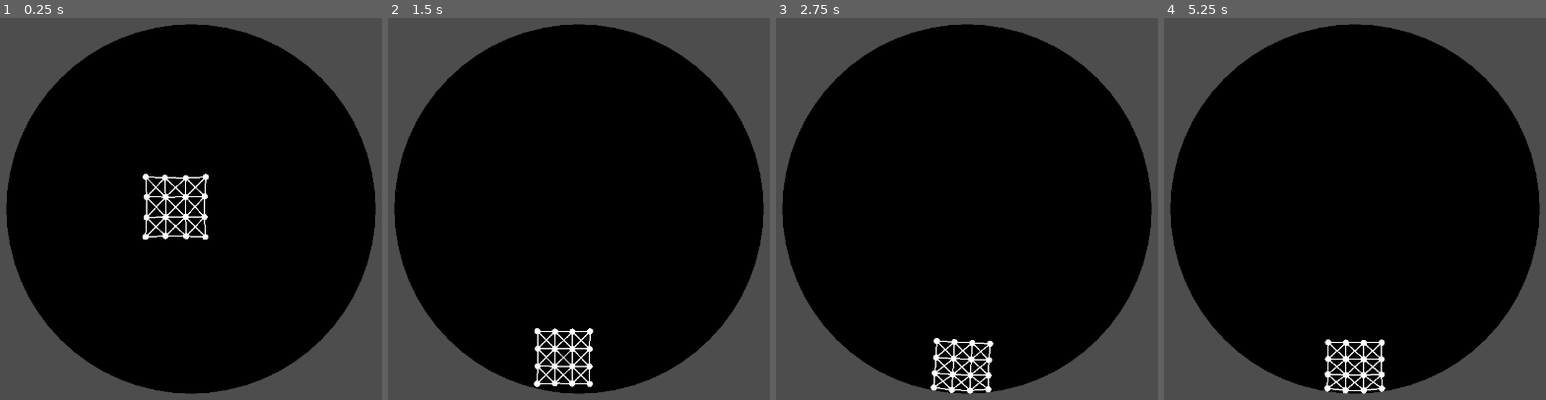
Above: before the commit, frames 1-4 (left to right).
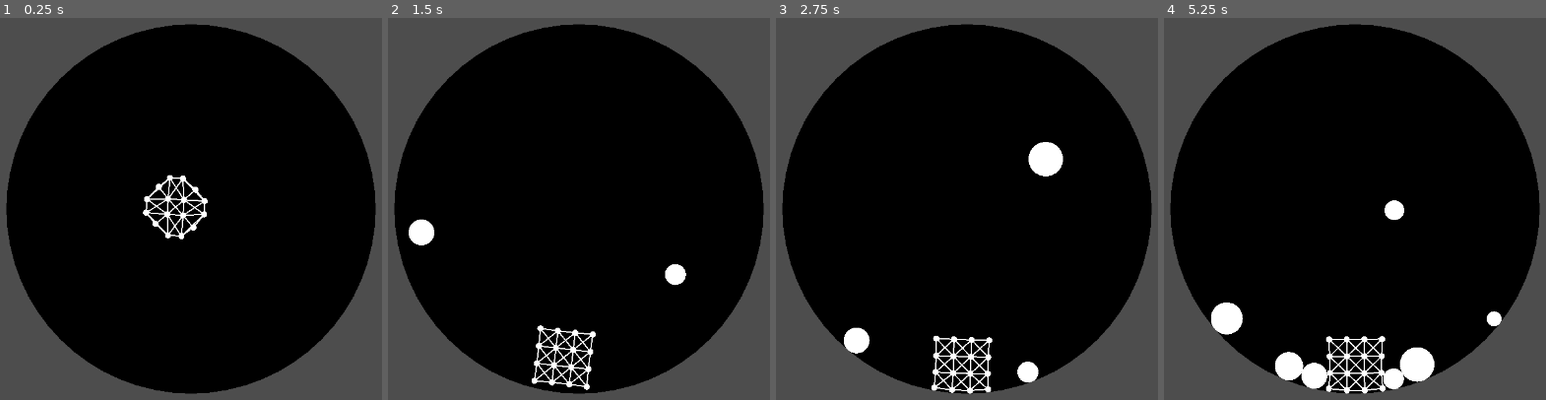
Above: after the commit, the same moments.

Repository: b6462/ComputerAnimationPlayground
Game: Godot game, scene res://Verlet/VerletIntegration.tscn
Same seed, same stepped clock (60 frames per second), same inputs: the game is played once before the commit and once after it.
Inputs (mouse positions are in pixels of both pictures, inside the frame that each line leads up to):
- Up to frame 1 (0.25 s): no input
- Up to frame 2 (1.5 s): move the mouse to (750, 186) at 0.52 s; click (750, 186) at 0.67 s; move the mouse to (422, 231) at 1.27 s; click (422, 231) at 1.42 s
- Up to frame 3 (2.75 s): move the mouse to (1047, 109) at 2.02 s; click (1047, 109) at 2.17 s
- Up to frame 4 (5.25 s): move the mouse to (1316, 296) at 2.77 s; click (1316, 296) at 2.92 s; move the mouse to (outside the picture) at 3.52 s; click (outside the picture) at 3.67 s; move the mouse to (outside the picture) at 4.27 s; click (outside the picture) at 4.42 s; move the mouse to (1393, 209) at 5.02 s; click (1393, 209) at 5.17 s

The runs differ from the first frame. In frame 1, 1.5% of the frame differs, in the area x 37-55%, y 40-59%; in frame 2, 1.9%; in frame 3, 2.4%; in frame 4, 3.8%, in the area x 12-89%, y 47-99%.

Commit message:
Minor update
* Better damping ratio
+ Add drop body feature for softBody simulation

Diff:
--- a/Verlet/VerletSolver_03.gd
+++ b/Verlet/VerletSolver_03.gd
@@ -22,7 +22,7 @@
 	var gapper = link_rad + link_gap
 	var col = 4
 	var row = 4
-	var bounce_force = 0.002
+	var bounce_force = 0.005
 
 	for r in range(0, row):
 		for i in range(0, col):
@@ -73,12 +73,21 @@
 				vert_link.fix_force = bounce_force
 
 
+
+
 func _input(event):
 	if event is InputEventMouseButton:
 		if event.is_pressed():
-			removing = true
+			print(event.position)
+			var new_obj = VerletObject.new()
+			new_obj.rad = rng.randf_range(10, 30)
+			new_obj.position_cur = event.position
+			new_obj.position_old = event.position
+			update_list.append(new_obj)
+			#removing = true
 		else:
-			removing = false
+			#removing = false
+			pass
 
 func _remove_click_obj():
 	# remove closest verlet object
--- a/Verlet/Verlet_object.gd
+++ b/Verlet/Verlet_object.gd
@@ -21,7 +21,7 @@
 func updatePosition(dt) -> void:
 	if not stationary:
 		# Add damping to velocity update
-		damping_ratio = lerp(0.5, 1.0, rad/30)
+		damping_ratio = lerp(0.8, 1.0, rad/30)
 		vel = lerp(vel, position_cur - position_old, damping_ratio)
 		vel = position_cur - position_old
 		position_old = position_cur
